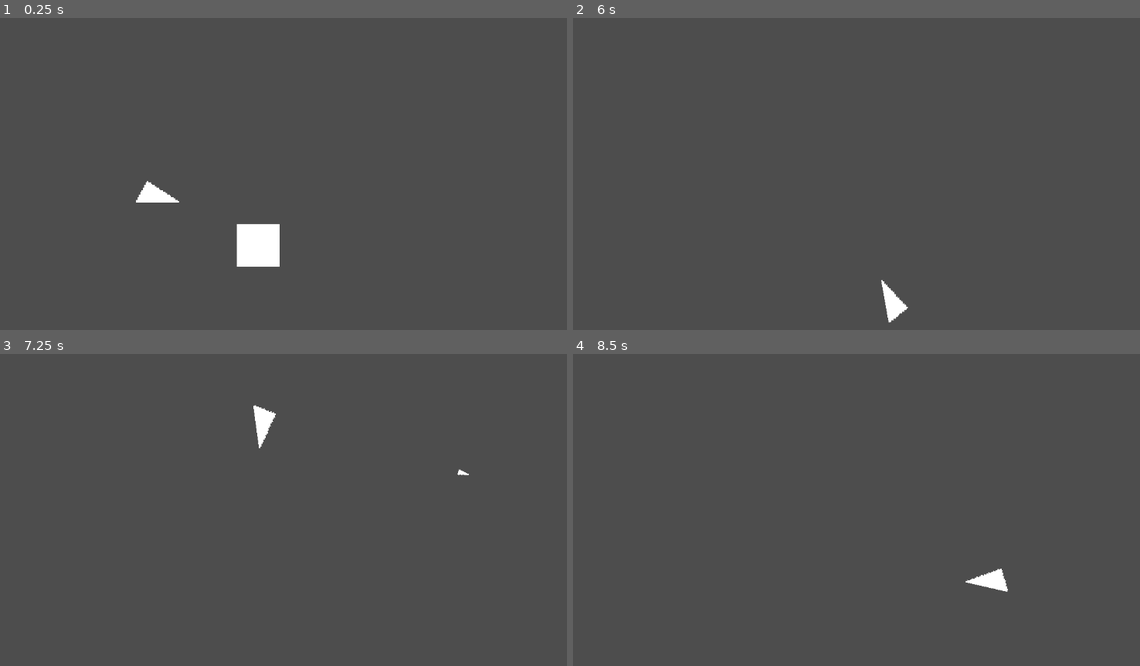
Above: before the commit, frames 1-4 (two rows, left to right).
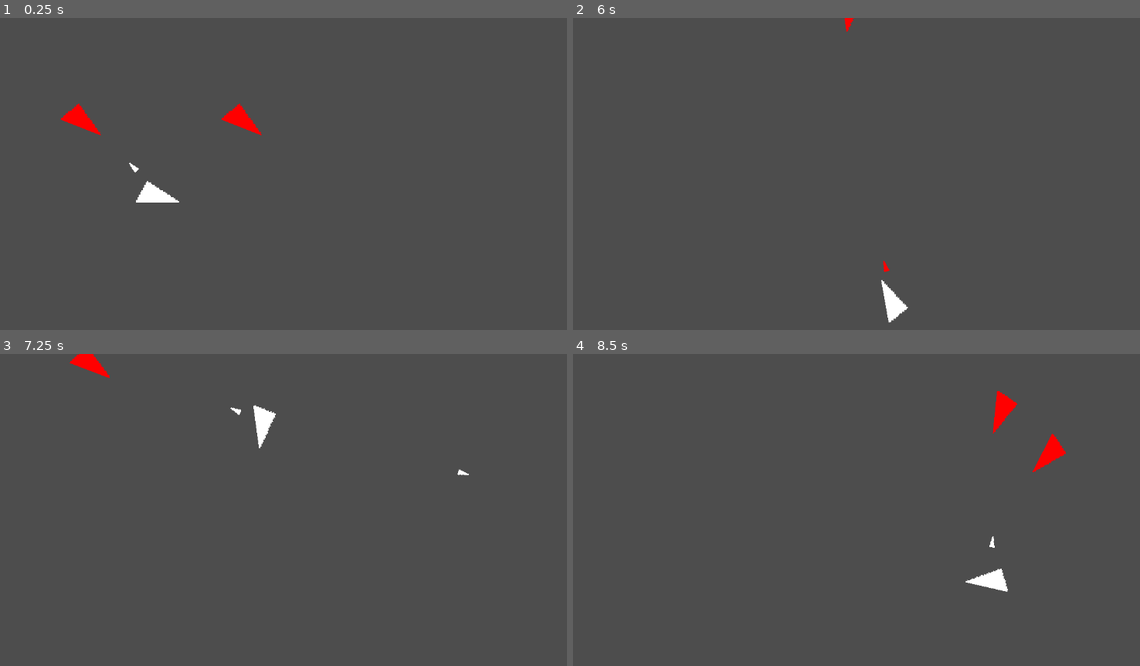
Above: after the commit, the same moments.

Repository: sirius-leaf/Jet-2D
Game: Godot game, scene res://Scenes/Main Scene/level.tscn
The game is run twice, just before and just after one commit, with the same random seed, the same clock (stepped at 60 frames per second) and the same inputs.
Inputs:
- Up to frame 1 (0.25 s): no input
- Up to frame 2 (6 s): tap Enter (ui_accept) at 0.5, 0.77, 1.52, 3.02, 3.77, 4.52 s; hold Right (ui_right) 0.53-1.28 s; hold Z 0.53-1.28 s; hold Left (ui_left) 1.28-2.03 s; tap Z every 1.5 s from 1.35 to 5.85 s; hold Z 2.03-2.78 s; hold Right (ui_right) 2.03-3.53 s; hold Z 3.53-4.28 s; hold Left (ui_left) 3.53-5.78 s; hold Z 5.03-5.78 s; hold Right (ui_right) from 5.78 s (still down)
- Up to frame 3 (7.25 s): keep holding Right (ui_right); tap Enter (ui_accept) at 6.02, 6.77 s; hold Z from 6.53 s (still down)
- Up to frame 4 (8.5 s): release Z at 7.28 s; tap Z at 7.35 s; tap Enter (ui_accept) at 7.52 s; release Right (ui_right) at 8.03 s; hold Left (ui_left) from 8.03 s (still down); hold Z from 8.03 s (still down)

The runs differ from the first frame. In frame 1, 1.6% of the frame differs, in the area x 10-50%, y 27-80%; in frame 2, less than 0.1%; in frame 3, 0.3%; in frame 4, 0.6%.

Commit message:
added enemy

Diff:
--- a/Scenes/Main Scene/level.tscn
+++ b/Scenes/Main Scene/level.tscn
@@ -1,8 +1,8 @@
 [gd_scene load_steps=4 format=3 uid="uid://cn4rykqfd6bcr"]
 
 [ext_resource type="PackedScene" uid="uid://vohn50v2amyi" path="res://Scenes/Object Scene/player.tscn" id="1_jjp03"]
-[ext_resource type="PackedScene" uid="uid://b28gqi8tvpxmt" path="res://Scenes/Object Scene/box.tscn" id="2_ijaif"]
 [ext_resource type="Script" path="res://Scenes/Main Scene/Camera.gd" id="2_jegim"]
+[ext_resource type="PackedScene" uid="uid://c00j8m40sxiak" path="res://Scenes/Object Scene/enemy.tscn" id="4_bdmjn"]
 
 [node name="Level" type="Node2D"]
 
@@ -14,5 +14,11 @@
 position_smoothing_enabled = true
 script = ExtResource("2_jegim")
 
-[node name="Box" parent="." instance=ExtResource("2_ijaif")]
-position = Vector2(96, 40)
+[node name="Enemy" parent="." instance=ExtResource("4_bdmjn")]
+position = Vector2(80, -56)
+
+[node name="Enemy2" parent="." instance=ExtResource("4_bdmjn")]
+position = Vector2(-40, -56)
+
+[connection signal="dead" from="Enemy" to="Player" method="_on_enemy_dead"]
+[connection signal="dead" from="Enemy2" to="Player" method="_on_enemy_dead"]
--- a/Scenes/Object Scene/bullet.tscn
+++ b/Scenes/Object Scene/bullet.tscn
@@ -21,4 +21,5 @@
 one_shot = true
 autostart = true
 
+[connection signal="body_entered" from="." to="." method="_on_body_entered"]
 [connection signal="timeout" from="Timer" to="." method="_on_timer_timeout"]
--- /dev/null
+++ b/Scenes/Object Scene/enemy.tscn
@@ -0,0 +1,28 @@
+[gd_scene load_steps=5 format=3 uid="uid://c00j8m40sxiak"]
+
+[ext_resource type="Texture2D" uid="uid://sf2qovf02iij" path="res://Assets/Sprite/Player Placeholder.png" id="1_2c1hf"]
+[ext_resource type="Script" path="res://Script/enemy.gd" id="1_y47ve"]
+
+[sub_resource type="PhysicsMaterial" id="PhysicsMaterial_7a631"]
+friction = 0.0
+
+[sub_resource type="RectangleShape2D" id="RectangleShape2D_4orm6"]
+size = Vector2(22, 12)
+
+[node name="Enemy" type="RigidBody2D" groups=["Enemy"]]
+collision_layer = 3
+collision_mask = 2
+physics_material_override = SubResource("PhysicsMaterial_7a631")
+gravity_scale = 0.0
+linear_damp = 5.0
+angular_damp = 5.0
+script = ExtResource("1_y47ve")
+
+[node name="PlayerPlaceholder" type="Sprite2D" parent="."]
+modulate = Color(1, 0, 0, 1)
+texture = ExtResource("1_2c1hf")
+
+[node name="CollisionShape2D" type="CollisionShape2D" parent="."]
+shape = SubResource("RectangleShape2D_4orm6")
+
+[connection signal="dead" from="." to="." method="_on_dead"]
--- a/Scenes/Object Scene/player.tscn
+++ b/Scenes/Object Scene/player.tscn
@@ -1,13 +1,15 @@
-[gd_scene load_steps=5 format=3 uid="uid://vohn50v2amyi"]
+[gd_scene load_steps=6 format=3 uid="uid://vohn50v2amyi"]
 
 [ext_resource type="Texture2D" uid="uid://sf2qovf02iij" path="res://Assets/Sprite/Player Placeholder.png" id="1_ert1w"]
 [ext_resource type="Script" path="res://Script/player.gd" id="1_xlggh"]
 [ext_resource type="PackedScene" uid="uid://cv630pxyrwwdb" path="res://Scenes/Object Scene/bullet.tscn" id="2_7knr0"]
+[ext_resource type="Texture2D" uid="uid://b8k581wkmxbt0" path="res://Assets/Sprite/Bullet.png" id="4_3hi5y"]
 
 [sub_resource type="RectangleShape2D" id="RectangleShape2D_u6l00"]
 size = Vector2(24, 12)
 
 [node name="Player" type="RigidBody2D"]
+collision_mask = 0
 gravity_scale = 0.0
 linear_damp = 5.0
 angular_damp = 5.0
@@ -24,6 +26,13 @@
 wait_time = 0.1
 autostart = true
 
+[node name="EnemyDirection" type="Node2D" parent="."]
+
+[node name="Bullet" type="Sprite2D" parent="EnemyDirection"]
+position = Vector2(26, 0)
+scale = Vector2(0.5, 0.5)
+texture = ExtResource("4_3hi5y")
+
 [node name="Marker2D" type="Marker2D" parent="."]
 position = Vector2(16, 8)
 
--- a/Script/bullet.gd
+++ b/Script/bullet.gd
@@ -7,3 +7,8 @@
 
 func _on_timer_timeout():
 	queue_free()
+
+func _on_body_entered(body):
+	if body.is_in_group("Enemy"):
+		body.hp -= 1
+		queue_free()
--- /dev/null
+++ b/Script/enemy.gd
@@ -0,0 +1,26 @@
+extends RigidBody2D
+
+signal dead
+
+const rotateSpeed: float = 600.0
+const moveSpeed: float = 300.0
+
+var hp: int = 10
+
+func _ready():
+	pass
+
+func _process(delta):
+	if hp <= 0:
+		dead.emit()
+		queue_free()
+
+func _physics_process(delta):
+	var angleToPlayer: float = get_angle_to($"../Player".global_position)
+
+	if angleToPlayer < 0:
+		apply_torque(-1000.0)
+	else:
+		apply_torque(1000.0)
+
+	apply_central_force(Vector2(cos(deg_to_rad(rotation_degrees)) * moveSpeed, sin(deg_to_rad(rotation_degrees)) * moveSpeed))
--- a/Script/player.gd
+++ b/Script/player.gd
@@ -10,9 +10,14 @@
 
 var rng = RandomNumberGenerator.new()
 var currentMoveSpeed: float = 1000.0
+var enemyChase: bool = true
+var targetEnemy
+var enemyInScene = []
 
 func _ready():
 	rng.randomize()
+	enemyInScene = get_tree().get_nodes_in_group("Enemy")
+	SelectEnemy()
 
 func _process(delta):
 	# rotate player
@@ -33,6 +38,25 @@
 		sprite.flip_v = false
 		$Marker2D.position.y = 8
 
+	if targetEnemy != null:
+		var enemyPos = targetEnemy.global_position
+		var angleToEnemy = abs(rad_to_deg(get_angle_to(enemyPos)))
+
+		$EnemyDirection.look_at(enemyPos)
+
+		if angleToEnemy < 10.0:
+			$Marker2D.look_at(enemyPos)
+			$EnemyDirection/Bullet.modulate = Color("red")
+		else:
+			$EnemyDirection/Bullet.modulate = Color("white")
+			$Marker2D.rotation_degrees = 0
+	else:
+		enemyInScene = get_tree().get_nodes_in_group("Enemy")
+		if not enemyInScene.is_empty():
+			SelectEnemy()
+		else:
+			$EnemyDirection.rotation_degrees = 0
+
 func _physics_process(delta):
 	apply_central_force(Vector2(cos(deg_to_rad(rotation_degrees)) * currentMoveSpeed, sin(deg_to_rad(rotation_degrees)) * currentMoveSpeed))
 
@@ -45,3 +69,12 @@
 	get_tree().root.add_child(bullet)
 	bullet.transform = $Marker2D.global_transform
 	bullet.rotation_degrees += rng.randf_range(-rngBulletRotation, rngBulletRotation)
+
+func SelectEnemy():
+	var enemyDistance = []
+
+	for enemy in enemyInScene:
+		enemyDistance.append(global_position.distance_to(enemy.global_position))
+
+	var enemyIndex = enemyDistance.find(enemyDistance.min())
+	targetEnemy = enemyInScene[enemyIndex]
Not shown, added: export_presets.cfg
